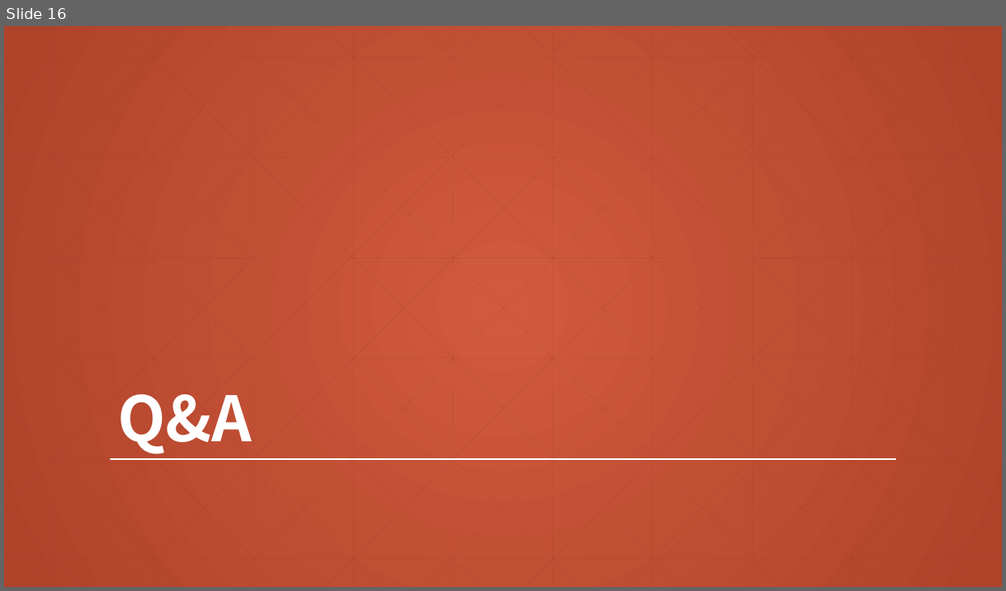
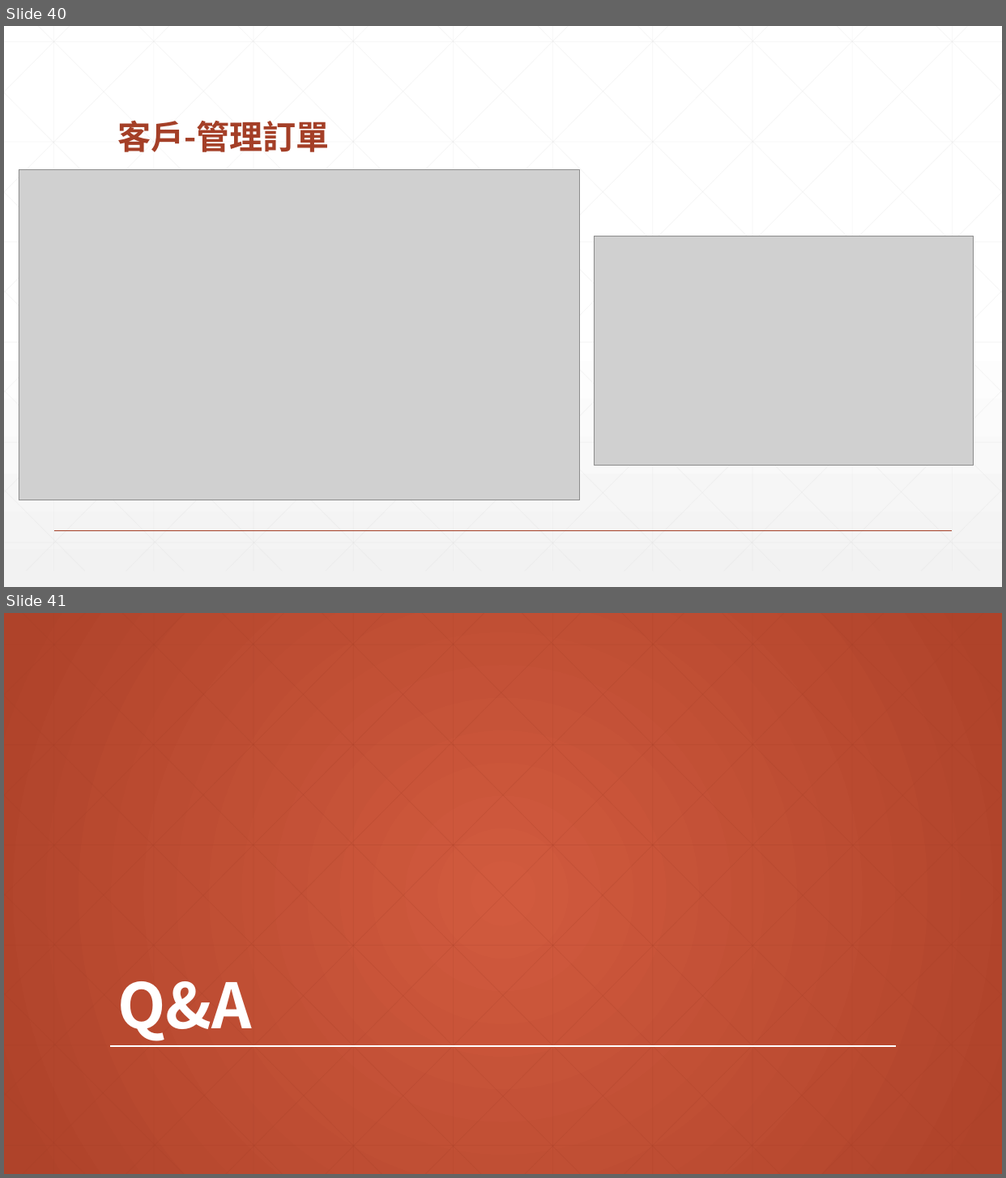
Before and after one commit to guyverfax/SportProject, a slide deck: 作業5-體育用品店訂單和庫存管理系統.pptx. Shown one above the other, each under a label of ours: slide 16 before the commit, slides 40 and 41 after it. The pictures are 1006x591 and 1006x1178 pixels, drawn with LibreOffice and Linux fonts; fonts in the diff are those of the drawing; grey boxes stand for pictures. Boxes give left, top, right and bottom in pixels: in the first picture for what was removed or moved away, otherwise in the second. Text is boxed around its words. In the diff, an @@ line names an element or a change of style, - is before the commit and + after.

```diff
--- a/作業5-體育用品店訂單和庫存管理系統.pptx
+++ b/作業5-體育用品店訂單和庫存管理系統.pptx
@@ slide 40 added at (x1=4, y1=26, x2=1002, y2=587), background gradient #FFFFFF to #F2F2F2 @@
@@ title added at (x1=117, y1=120, x2=330, y2=152), 32 pt, text #A43F27, bold @@
+客戶-管理訂單
@@ picture added at (x1=19, y1=169, x2=580, y2=501) @@
@@ picture added at (x1=594, y1=237, x2=974, y2=466) @@
@@ group added at (x1=4, y1=26, x2=1002, y2=572): 46 lines @@
@@ line added from (54, 531) to (953, 531), #A43F27 1 pt @@
@@ what was slide 16 is now slide 41 @@
```
Also in this commit, not shown: 10 slides changed, 26 other slides added, 2 slides removed.
